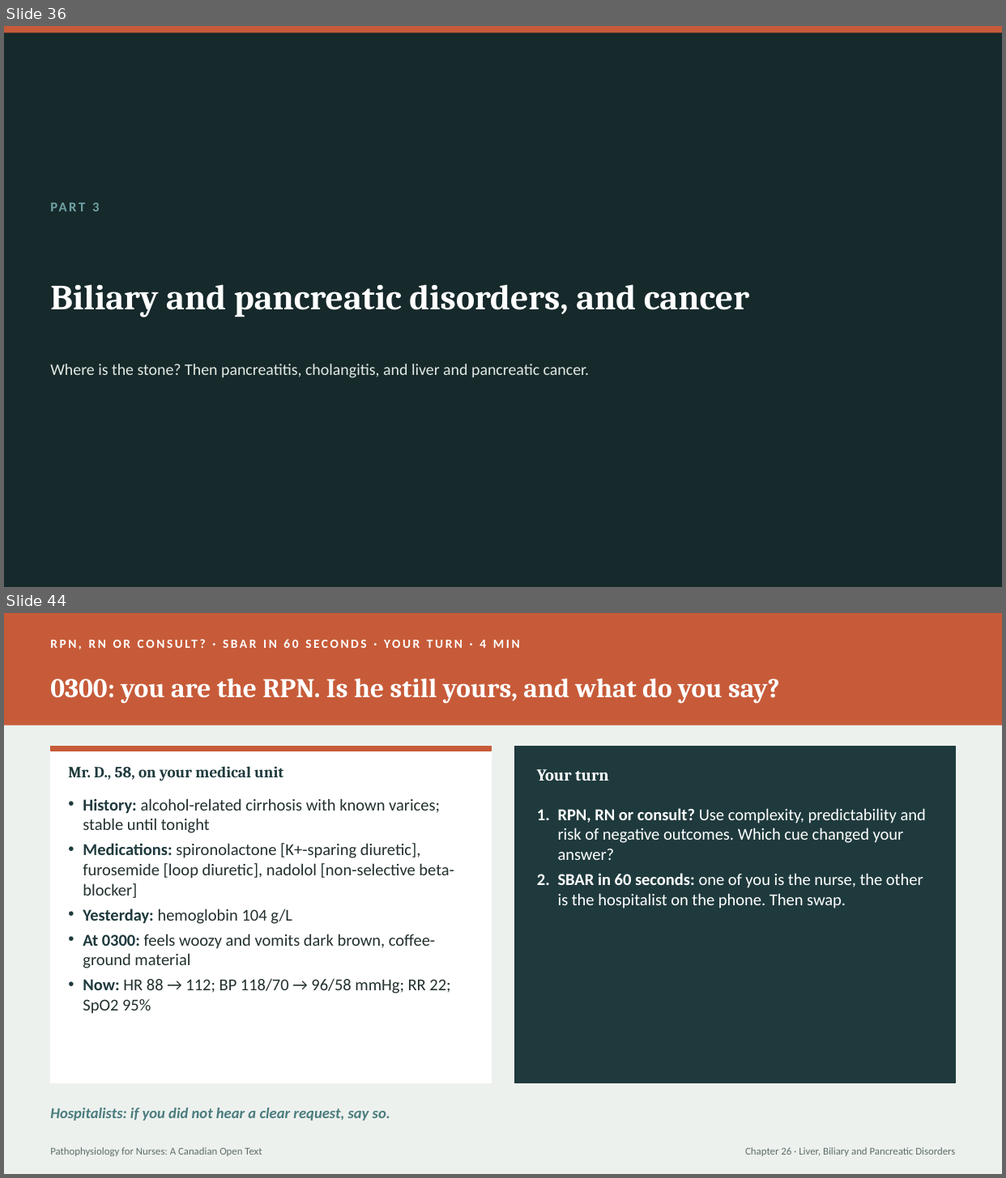
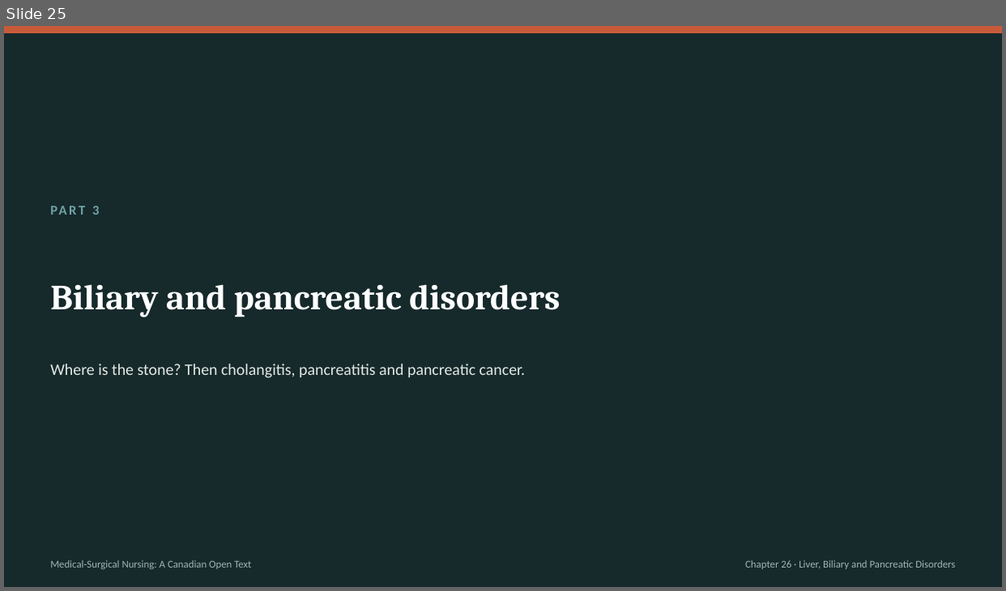
Before and after one commit to andrewleenl/opensourcenursing, a slide deck: Ch26_Liver_Biliary_and_Pancreatic_Disorders_Lecture_Presentation.pptx. Shown one above the other, each under a label of ours: slides 36 and 44 before the commit, slide 25 after it; the slides between them are not shown. The pictures are 1006x1178 and 1006x591 pixels, drawn with LibreOffice and Linux fonts; fonts in the diff are those of the drawing. Boxes give left, top, right and bottom in pixels: in the first picture for what was removed or moved away, otherwise in the second. Text is boxed around its words. In the diff, an @@ line names an element or a change of style, - is before the commit and + after.

```diff
--- a/Ch26_Liver_Biliary_and_Pancreatic_Disorders_Lecture_Presentation.pptx
+++ b/Ch26_Liver_Biliary_and_Pancreatic_Disorders_Lecture_Presentation.pptx
@@ slide 44 removed at [4, 613, 1002, 1174], background #EDF1EE @@
@@ rectangle removed at [4, 613, 1002, 726] @@
@@ text removed at [479, 640, 486, 648] @@
-RPN, RN OR CONSULT? · SBAR IN 60 SECONDS · YOUR TURN · 4 MIN
@@ title removed at [50, 679, 780, 704] @@
-0300: you are the RPN. Is he still yours, and what do you say?
@@ rectangle removed at [50, 747, 492, 1083] @@
@@ rectangle removed at [50, 747, 492, 751] @@
@@ rectangle removed at [514, 747, 956, 1083] @@
@@ text removed at [68, 766, 283, 781] @@
-Mr. D., 58, on your medical unit
@@ text removed at [537, 769, 609, 781] @@
-Your turn
@@ text removed at [83, 798, 454, 1014] @@
-• History: alcohol-related cirrhosis with known varices; stable until tonight
-• Medications: spironolactone [K+-sparing diuretic], furosemide [loop diuretic], nadolol [non-selective beta-blocker]
-• Yesterday: hemoglobin 104 g/L
-• At 0300: feels woozy and vomits dark brown, coffee-ground material
-• Now: HR 88 → 112; BP 118/70 → 96/58 mmHg; RR 22; SpO2 95%
@@ text removed at [558, 808, 926, 909] @@
-1. RPN, RN or consult? Use complexity, predictability and risk of negative outcomes. Which cue changed your answer?
-2. SBAR in 60 seconds: one of you is the nurse, the other is the hospitalist on the phone. Then swap.
@@ text removed at [50, 1108, 390, 1121] @@
-Hospitalists: if you did not hear a clear request, say so.
@@ text removed at [50, 1148, 262, 1157] @@
-Pathophysiology for Nurses: A Canadian Open Text
@@ text removed at [745, 1148, 955, 1157] @@
-Chapter 26 · Liver, Biliary and Pancreatic Disorders
@@ what was slide 36 is now slide 25 @@
@@ slide 25 changed as well @@
@@ text "PART 3" at [92, 206, 99, 215]: vertical alignment top to middle @@
@@ title at [50, 284, 560, 318]: text changed @@
-Biliary and pancreatic disorders, and cancer
+Biliary and pancreatic disorders
@@ text at [50, 364, 525, 378]: text changed @@
-Where is the stone? Then pancreatitis, cholangitis, and liver and pancreatic cancer.
+Where is the stone? Then cholangitis, pancreatitis and pancreatic cancer.
@@ text added at [50, 561, 251, 570], 10 pt, text #9FB5B2 @@
+Medical-Surgical Nursing: A Canadian Open Text
@@ text added at [745, 561, 955, 570], 10 pt, text #9FB5B2 @@
+Chapter 26 · Liver, Biliary and Pancreatic Disorders
```
Also in this commit, not shown: 10 other slides changed, 38 slides added, 43 other slides removed, 1 other file.
